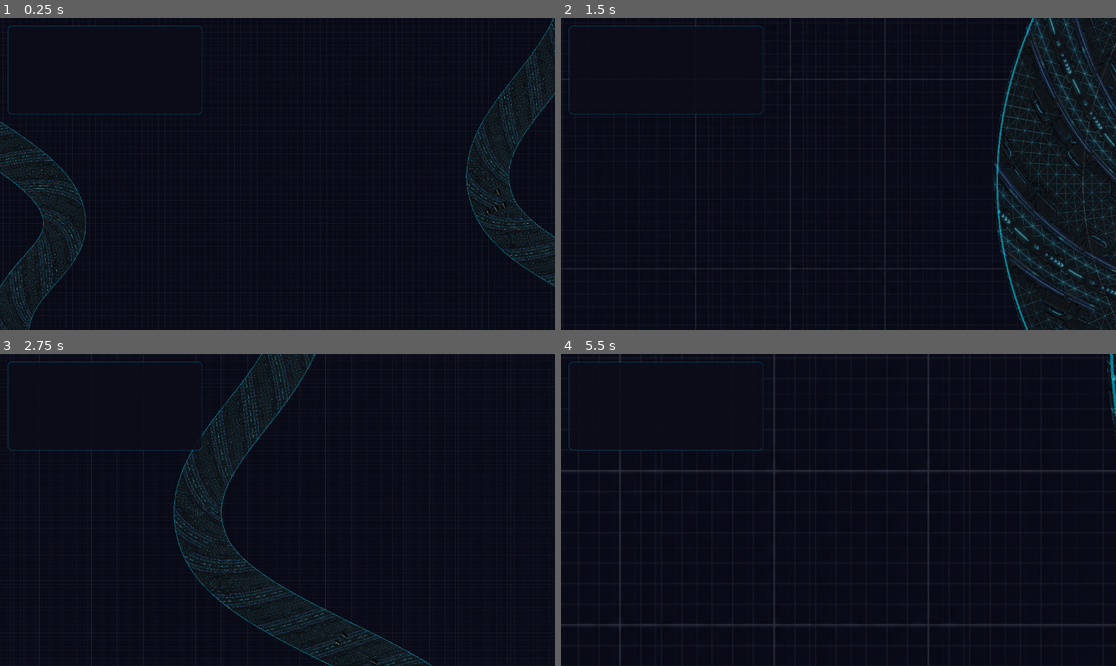
Above: before the commit, frames 1-4 (two rows, left to right).
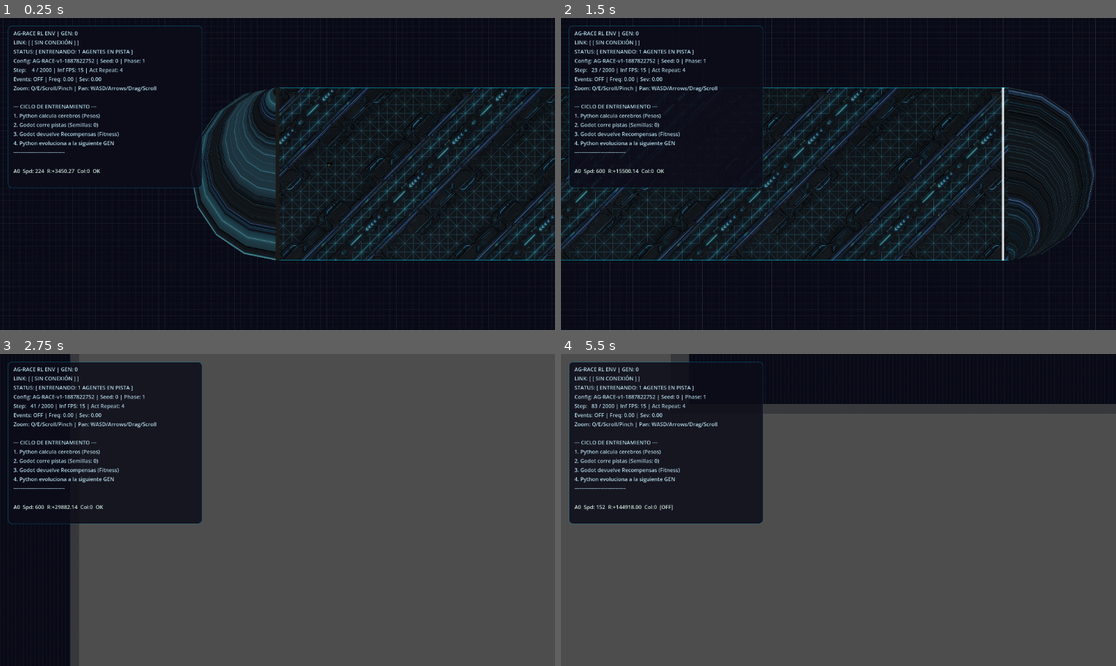
Above: after the commit, the same moments.

Repository: juanmanuelpriet/Jackpot-Jockeys
Game: Godot game, scene res://scenes/Race2D.tscn
Two runs of this game, one before a commit and one after it. Both use one fixed random seed, a clock stepped at 60 frames per second and the inputs below.
Inputs (mouse positions are in pixels of both pictures, inside the frame that each line leads up to):
- Up to frame 1 (0.25 s): no input
- Up to frame 2 (1.5 s): tap Enter at 0.5 s; move the mouse to (960, 158) at 0.52 s; hold D 0.53-1.25 s; hold E 0.53-1.25 s; click (960, 158) at 0.67 s; drag from (727, 189) to (810, 236) at 1.27 s
- Up to frame 3 (2.75 s): tap Space at 2 s; move the mouse to (333, 441) at 2.02 s; hold D from 2.03 s (still down); hold Q from 2.03 s (still down); tap E at 2.3 s
- Up to frame 4 (5.5 s): release D at 2.75 s; release Q at 2.75 s; drag from (810, 572) to (672, 463) at 2.77 s; tap Enter at 3.5 s; move the mouse to (1005, 556) at 3.52 s; hold A 3.53-4.25 s; hold E 3.53-4.25 s; drag from (672, 463) to (755, 432) at 4.27 s; tap Space at 5 s; move the mouse to (866, 510) at 5.02 s; hold S from 5.03 s (still down); hold E from 5.03 s (still down); click (866, 510) at 5.17 s

The runs differ from the first frame. In frame 1, 14% of the frame differs, in the area x 0-100%, y 0-100%; in frame 2, 15%; in frame 3, 77%, in the area x 1-100%, y 0-100%; in frame 4, 74%.
Error before the commit: Invalid access to property or key 'linear_velocity' on a base object of type 'CharacterBody2D (Vehicle)'. (res://scenes/Race2D.gd:435)

Commit message:
Training update: implement anti-reversing protection, HUD connection monitor, improved checkpointing system and report fixes

Diff:
--- a/hipodromo/scenes/Race2D.gd
+++ b/hipodromo/scenes/Race2D.gd
@@ -3,9 +3,9 @@
 @onready var track_generator = $TrackGenerator
 @onready var camera = $Camera2D
 
-@export var auto_start_python_training: bool = false
-@export var python_executable: String = "/Users/juanmanuelprieto/Documents/entorno_jackpot/.venv/bin/python"
-@export var python_training_script: String = "/Users/juanmanuelprieto/Documents/entorno_jackpot/hipodromo/training/entrenar_5h.py"
+@export var auto_start_python_training: bool = true
+@export var python_executable: String = "/opt/miniconda3/bin/python3"
+@export var python_training_script: String = "/Users/juanmanuelprieto/Documents/entorno_jackpot/hipodromo/training/entrenar_fase1.py"
 
 var python_pid: int = -1
 var current_generation: int = 0
@@ -38,6 +38,10 @@
 var agent_total_collisions: Array[int] = []
 var agent_total_agent_collisions: Array[int] = []
 var agent_stuck_events: Array[int] = []
+var agent_laps_completed: Array[int] = []
+var agent_is_finished: Array[bool] = []
+
+@export var laps_to_complete: int = 2
 
 # --- Free Camera ---
 var cam_zoom_level: float = 0.3
@@ -50,6 +54,7 @@
 
 
 func _ready():
+	Engine.time_scale = 2.0 # Velocidad x2 para acelerar la física (A pedido del usuario)
 	_setup_background()
 
 	vehicles_parent = Node2D.new()
@@ -84,8 +89,8 @@
 	else:
 		print("[Race2D] WARNING: PythonBridge no tiene start_server()")
 
-	var random_seed = int(Time.get_ticks_msec())
-	var demo_config = EnvironmentConfig.new(random_seed, 3, "train")
+	var _random_seed = int(Time.get_ticks_msec())
+	var demo_config = EnvironmentConfig.new(0, 1) # Fase 1A (Recta)
 	reset_environment(demo_config)
 
 	if auto_start_python_training:
@@ -154,6 +159,8 @@
 
 	seed(env_config.base_seed)
 
+	reward_manager.current_phase = env_config.curriculum_phase
+
 	track_generator.generate_track(env_config.base_seed, env_config.track_width)
 	track_generator.build_visuals()
 
@@ -173,6 +180,8 @@
 	agent_total_collisions.clear()
 	agent_total_agent_collisions.clear()
 	agent_stuck_events.clear()
+	agent_laps_completed.clear()
+	agent_is_finished.clear()
 
 	_spawn_agents_sync()
 
@@ -182,6 +191,8 @@
 		agent_total_collisions.append(0)
 		agent_total_agent_collisions.append(0)
 		agent_stuck_events.append(0)
+		agent_laps_completed.append(0)
+		agent_is_finished.append(false)
 		last_actions.append({
 			"throttle": 0.0,
 			"brake": 0.0,
@@ -220,7 +231,10 @@
 		var v = vehicle_scene.instantiate() as Node2D
 		var brain: Node
 
-		if env_config.agent_type == "neural":
+		if env_config.curriculum_phase == 1:
+			brain = neural_brain_scene.instantiate()
+			print("[spawn] agent %d = Neural Clone (Phase 1)" % i)
+		elif env_config.agent_type == "neural":
 			if i == env_config.num_agents - 1 and env_config.num_agents > 1:
 				brain = baseline_brain_scene.instantiate()
 				print("[spawn] agent %d = Baseline" % i)
@@ -234,7 +248,7 @@
 		var col = i % cols
 		var row = int(i / float(cols))
 
-		var x_off = -row * spacing_x
+		var x_off = 300.0 - (row * spacing_x)
 		var y_off = (col - (cols - 1) / 2.0) * spacing_y
 
 		var offset_pos = start_transform.basis_xform(Vector2(x_off, y_off))
@@ -312,10 +326,12 @@
 	if pan_dir != Vector2.ZERO:
 		camera.position += pan_dir.normalized() * cam_pan_speed * delta / cam_zoom_level
 
-	if Input.is_key_pressed(KEY_E):
-		_adjust_zoom(1.0 + 2.0 * delta)
 	if Input.is_key_pressed(KEY_Q):
 		_adjust_zoom(1.0 - 2.0 * delta)
+
+	# Update HUD live for connection status
+	if is_instance_valid(hud) and env_config:
+		hud.update_telemetry(env_config, current_step, vehicles, brains, agent_total_reward, current_generation)
 
 
 func _physics_process(delta):
@@ -378,10 +394,15 @@
 
 	world_event_manager.step_events(dt)
 
+	var num_v = vehicles.size()
+	var step_wall_hits: Array[int] = []
+	step_wall_hits.resize(num_v)
+	step_wall_hits.fill(0)
+
 	var ticks_per_step = int(Engine.physics_ticks_per_second / float(env_config.inference_fps))
 	for _index in range(ticks_per_step):
 		# Re-aplicar inputs en cada frame para mantener el empuje/giro constante
-		for i in range(min(vehicles.size(), actions.size())):
+		for i in range(min(num_v, actions.size())):
 			var v = vehicles[i]
 			var act = actions[i]
 			v.apply_inputs(
@@ -393,30 +414,61 @@
 			)
 		await get_tree().physics_frame
 
-	for i in range(min(vehicles.size(), actions.size())):
+		# Acumular choques durante todos los ticks del step
+		for i in range(min(num_v, vehicles.size())):
+			step_wall_hits[i] += vehicles[i].get_wall_collision_count_this_frame()
+
+	for i in range(min(num_v, min(vehicles.size(), actions.size()))):
 		var v = vehicles[i]
 		var b = brains[i]
+		var wall_hits = step_wall_hits[i]
+
 		var current_s = track_generator.get_progress_scalar(v.global_position)
 		var ds = current_s - agent_progress_mem[i]
 
+		# --- Laps and Finish Line Logic ---
 		var lap_completed = false
-		if ds < -0.5:
-			ds += 1.0
+		if current_s < 0.1 and agent_progress_mem[i] > 0.9: # Crossed finish line forward
 			lap_completed = true
-		elif ds > 0.5:
-			ds -= 1.0
+			agent_laps_completed[i] += 1
+			print("Agent %d completed lap %d/%d" % [i, agent_laps_completed[i], laps_to_complete])
+
+			if agent_laps_completed[i] >= laps_to_complete:
+				agent_is_finished[i] = true
+				v.die() # Stop the vehicle
+				if is_instance_valid(v.visual):
+					v.visual.modulate = Color(0.0, 3.0, 0.0, 1.0) # Victory glow
+				print("Agent %d REACHED THE GOAL!" % i)
+		elif current_s > 0.9 and agent_progress_mem[i] < 0.1: # Sentido contrario
+			print("Agent %d is driving BACKWARDS! Respawning..." % i)
+			agent_total_reward[i] -= 200.0 # Castigo por sentido contrario
+			v.respawn(track_generator.get_start_transform())
+			agent_progress_mem[i] = 0.0
+			current_s = 0.0
+			ds = 0.0
+
+		# Wrap-around for reward calculation (ds_meters)
+		var ds_reward = ds
+		if ds_reward < -0.8: ds_reward += 1.0
+		if ds_reward > 0.8: ds_reward -= 1.0
+		var ds_meters = ds_reward * track_generator.get_track_length()
 
 		agent_progress_mem[i] = current_s
-		var ds_meters = ds * track_generator.get_track_length()
 
 		var off_track_dist = track_generator.get_off_track_distance(v.global_position)
 		var collisions_this_tick = v.get_collision_count_this_frame()
 
 		var race_time = float(current_step) / float(env_config.inference_fps)
-		var wall_hits = v.get_wall_collision_count_this_frame()
-		if wall_hits > 0 and not v.is_dead and race_time > 2.0:
-			print("Agent %d died at step %d (race_time: %.2f)" % [i, current_step, race_time])
-			v.die()
+		# Usamos el acumulado del step
+		if wall_hits > 0 and not v.is_dead and race_time > 0.5:
+			print("Agent %d crashed! Respawning..." % i)
+			if env_config.curriculum_phase == 1:
+				v.respawn(track_generator.get_start_transform())
+				agent_progress_mem[i] = 0.0
+				# Inyectamos penalización manual por choque
+				agent_total_reward[i] -= 50.0
+			else:
+				v.die()
 
 		if off_track_dist > 0.0:
 			agent_total_off_track_time[i] += dt
@@ -428,26 +480,18 @@
 		if b.stuck_timer > 1.5 and b.stuck_timer - dt <= 1.5:
 			agent_stuck_events[i] += 1
 
-		var baseline_hint = {"steer": 0.0, "throttle": 0.0}
 		if not (b is BaselineAgent):
-			baseline_hint = _get_baseline_suggestion_for(v)
-
-		var r = reward_manager.calculate_reward(
-			ds_meters,
-			off_track_dist,
-			b.stuck_timer > 1.0,
-			wall_hits,
-			lap_completed,
-			actions[i]["steer"] - b.prev_steer_action,
-			actions[i].get("brake", 0.0),
-			actions[i].get("steer", 0.0),
-			actions[i].get("throttle", 0.0),
-			actions[i].get("drift", 0.0),
-			agent_collisions,
-			baseline_hint["steer"],
-			baseline_hint["throttle"],
-			v.linear_velocity.length()
-		)
+			_get_baseline_suggestion_for(v)
+
+		# 4. Usar diccionario para calcular reward.
+		var r = reward_manager.calculate_reward({
+			"delta_s": ds_meters,
+			"off_track_dist": off_track_dist,
+			"is_stuck": b.stuck_timer > 1.5,
+			"collisions": wall_hits,
+			"current_speed": v.velocity.length(),
+			"lap_complete": lap_completed or (env_config.curriculum_phase == 1 and current_s > 0.98) # Meta en recta
+		})
 		b.prev_steer_action = actions[i]["steer"]
 		agent_total_reward[i] += r
 
@@ -560,10 +604,12 @@
 						"stabilize": raw[4] if raw.size() > 4 else 0.0
 					})
 				else:
-					if b is NeuralAgent:
-						actions_dicts.append(b.compute_action(1.0 / 60.0))
-					else:
-						actions_dicts.append(b.compute_baseline_action(1.0 / 60.0))
+					actions_dicts.append(b.compute_baseline_action(1.0 / 60.0))
+
+			if actions_dicts.size() > 0:
+				pass
+				# var a0 = actions_dicts[0]
+				# print("[Race2D] Action0: T=%.2f, S=%.2f, B=%.2f" % [a0.throttle, a0.steer, a0.brake])
 
 			var result = await step_environment(actions_dicts, 1.0 / float(env_config.inference_fps))
 
@@ -576,7 +622,7 @@
 				"info": result["info"]
 			}
 			python_bridge.send_response(response)
-			print("[Race2D] >> STEP completado | Rewards enviados a Python")
+# print("[Race2D] >> STEP completado | Rewards enviados a Python")
 
 		"close":
 			get_tree().quit()
--- a/hipodromo/scripts/PythonBridge.gd
+++ b/hipodromo/scripts/PythonBridge.gd
@@ -6,9 +6,13 @@
 var server: TCPServer
 var peer: StreamPeerTCP
 var port: int = 9090
+var last_recv_time: float = 0.0 # Segundos desde inicio de app
 
 func is_client_connected() -> bool:
 	return peer != null and peer.get_status() == StreamPeerTCP.STATUS_CONNECTED
+
+func time_since_last_message() -> float:
+	return (Time.get_ticks_msec() / 1000.0) - last_recv_time
 
 func _ready():
 	# 1. Try environment variable (most reliable for parallel runs)
@@ -42,6 +46,7 @@
 			peer = null
 	elif server.is_connection_available():
 		peer = server.take_connection()
+		last_recv_time = Time.get_ticks_msec() / 1000.0
 		print("[PythonBridge] Client connected from %s" % peer.get_connected_host())
 
 var _buffer: String = ""
@@ -67,6 +72,7 @@
 			var json = JSON.new()
 			var err = json.parse(msg)
 			if err == OK:
+				last_recv_time = Time.get_ticks_msec() / 1000.0
 				command_received.emit(json.data)
 			else:
 				push_error("[PythonBridge] JSON parse error: %s" % msg)
--- a/hipodromo/scripts/RewardManager.gd
+++ b/hipodromo/scripts/RewardManager.gd
@@ -1,115 +1,53 @@
 extends Node
 class_name RewardManager
 
-# Configurable reward weights (can be tuned per curriculum phase via set_weights)
-@export var w_progress: float = 8.0
-@export var w_reverse: float = 2.0       ## Multiplier on w_progress when going backward
-@export var w_off_track: float = -2.5
-@export var w_stuck: float = -12.0
-@export var w_collision: float = -40.0    ## Choque catastrófico para forzar aprendizaje de giro
-@export var w_lap_complete: float = 50.0
-@export var w_erratic_steer: float = -0.05
-@export var w_zigzag_no_progress: float = -0.5  ## Extra penalty for zigzag without forward movement
-@export var w_brake: float = -0.2
-@export var w_steering_bonus: float = 0.05
-@export var w_drift: float = 0.5               ## Bonus secundario, no dominante
-@export var w_agent_collision: float = 2.0
-@export var w_imitation: float = 0.3            ## Referencia suave, no ancla
-@export var w_idle: float = 4.0                 ## Penalización por no tener "hambre" de distancia
-@export var survival_bonus: float = 0.0         ## Quitamos puntos extra por solo existir
-@export var idle_speed_threshold: float = 35.0
+@export var current_phase: int = 1
 
-## Calculate reward for one agent at one inference tick.
-## delta_s: meters advanced along track center this tick (can be negative).
-## off_track_dist: 0 if on track, positive meters beyond edge.
-## is_stuck: true if agent velocity is near zero despite throttle.
-## collisions: number of wall collisions this tick.
-## lap_complete: true if agent crossed the lap boundary.
-## steer_change: absolute change in steer input since last tick.
-## delta_s_raw_positive: true if delta_s > 0 (used for zigzag detection).
-func calculate_reward(
-	delta_s: float,
-	off_track_dist: float,
-	is_stuck: bool,
-	collisions: int,
-	lap_complete: bool,
-	steer_change: float = 0.0,
-	brake_input: float = 0.0,
-	steer_input: float = 0.0,
-	throttle_input: float = 0.0,
-	drift_input: float = 0.0,
-	agent_collisions: int = 0,
-	baseline_steer: float = 0.0,
-	baseline_throttle: float = 0.0,
-	current_speed: float = 0.0
-) -> float:
-	var r = 0.0
+# Pesos Fase 1 (Aprendizaje de Conducción Básica)
+var p1_w_progress: float = 25.0      # Muy alto para incentivar avance
+var p1_w_off_track: float = -10.0
+var p1_w_stuck: float = -50.0
+var p1_w_collision: float = -15.0    # No tan alto para no paralizar
+var p1_w_idle: float = 30.0          # Castigo por no moverse
+var p1_idle_threshold: float = 40.0   # Velocidad mínima requerida
 
-	# Anti-Idle: Si no se mueve con ganas, castigo
-	if current_speed < idle_speed_threshold:
-		r -= w_idle
+# Pesos Fase 2+ (Competencia y Refinamiento)
+var p2_w_progress: float = 15.0
+var p2_w_imitation: float = 0.5
+var p2_w_collision: float = -40.0
 
-	# Forward progress (positive) / reverse penalty (heavier)
-	if delta_s > 0:
-		r += delta_s * w_progress
+func calculate_reward(data: Dictionary) -> float:
+	if current_phase == 1:
+		return _calculate_phase1(data)
 	else:
-		r += delta_s * (w_progress * w_reverse)
+		return _calculate_phase2(data)
 
-	# Off-track distance-dependent penalty
-	if off_track_dist > 0.0:
-		r += w_off_track * (1.0 + off_track_dist * 0.05)
+func _calculate_phase1(d: Dictionary) -> float:
+	# 1. Penalización base por tiempo (para incentivar terminar rápido)
+	var r = -1.0
 
-	# Stuck penalty
-	if is_stuck:
-		r += w_stuck
+	# 2. Recompensa por progreso neto (avance hacia la meta)
+	var ds = d.get("delta_s", 0.0)
 
-	# Collision penalty (now using real counts)
-	if collisions > 0:
-		r += collisions * w_collision
+	if ds > 0:
+		r += ds * 10.0 # Recompensa fuerte por avanzar (era 2.0)
+	else:
+		r += ds * 50.0 # Penalización MUY fuerte por retroceder (sentido contrario)
 
-	# Erratic steering penalty
-	if abs(steer_change) > 0.1:
-		r += w_erratic_steer * abs(steer_change)
-		# Extra: zigzag without forward progress
-		if delta_s <= 0.0:
-			r += w_zigzag_no_progress
+	# 3. Penalización por estar quieto o retroceder (Idle penalty)
+	var speed = d.get("current_speed", 0.0)
+	if speed < 60.0:
+		r -= 30.0 # Castigo por ser lento (era 15.0)
 
-	# Brake penalty
-	if brake_input > 0.05:
-		r += brake_input * w_brake
+	if ds < -0.05: # Movimiento sostenido hacia atrás
+		r -= 100.0 # Castigo por "sentido contrario"
 
-	# Steering "usage" bonus (rewarding the intent to turn)
-	if abs(steer_input) > 0.1 and delta_s > 0.1:
-		r += abs(steer_input) * w_steering_bonus
-
-	# Drift bonus (only if steering and moving forward)
-	if drift_input > 0.1 and abs(steer_input) > 0.1 and delta_s > 0.1:
-		r += drift_input * w_drift
-
-	# Lap completion bonus
-	if lap_complete:
-		r += w_lap_complete
-
-	# Agent-Agent collision bonus (requested as "puntos por golpear a otro")
-	if agent_collisions > 0:
-		r += agent_collisions * w_agent_collision
-
-	# Imitation Reward: compare steer and throttle with baseline suggestion
-	# Penalty based on L1 distance
-	var steer_diff = abs(steer_input - baseline_steer)
-	var throttle_diff = abs(throttle_input - baseline_throttle)
-	r -= (steer_diff + throttle_diff) * w_imitation
+	# 4. Jackpot por llegar a la meta (completar vuelta)
+	if d.get("lap_complete", false):
+		r += 5000.0 # Gran premio por completar el circuito (era 1000.0)
 
 	return r
 
-## Override weights from a dictionary (e.g. for curriculum tuning).
-func set_weights(weights: Dictionary):
-	if weights.has("progress"): w_progress = weights["progress"]
-	if weights.has("reverse"): w_reverse = weights["reverse"]
-	if weights.has("off_track"): w_off_track = weights["off_track"]
-	if weights.has("stuck"): w_stuck = weights["stuck"]
-	if weights.has("collision"): w_collision = weights["collision"]
-	if weights.has("lap_complete"): w_lap_complete = weights["lap_complete"]
-	if weights.has("erratic_steer"): w_erratic_steer = weights["erratic_steer"]
-	if weights.has("zigzag_no_progress"): w_zigzag_no_progress = weights["zigzag_no_progress"]
-	if weights.has("survival"): survival_bonus = weights["survival"]
+func _calculate_phase2(d: Dictionary) -> float:
+	# Implementación futura para Fase 2
+	return _calculate_phase1(d) * 0.5 # Placeholder
--- a/hipodromo/track/TrackGenerator.gd
+++ b/hipodromo/track/TrackGenerator.gd
@@ -4,6 +4,7 @@
 @export var num_points: int = 15
 @export var min_radius: float = 1500.0
 @export var max_radius: float = 3500.0
+
 
 var path: Path2D
 var visual_line: Line2D
@@ -13,6 +14,8 @@
 var static_body: StaticBody2D
 var col_inner: CollisionPolygon2D
 var col_outer: CollisionPolygon2D
+var meta_line: Line2D
+var start_line: Line2D
 var waypoints: Array = []
 var active_seed: int = 0
 
@@ -68,6 +71,20 @@
 	center_line.z_index = 1
 	add_child(center_line)
 
+	# --- Meta (Finish Line) ---
+	meta_line = Line2D.new()
+	meta_line.width = 15.0
+	meta_line.default_color = Color(1.0, 1.0, 1.0, 0.8) # Blanco semitransparente
+	meta_line.z_index = 2
+	add_child(meta_line)
+
+	# --- Salida (Start Line) ---
+	start_line = Line2D.new()
+	start_line.width = 25.0
+	start_line.default_color = Color(0.1, 0.1, 0.1, 1.0) # Negro sólido
+	start_line.z_index = 2
+	add_child(start_line)
+
 	# --- Collision walls ---
 	static_body = StaticBody2D.new()
 	static_body.collision_layer = 1
@@ -90,6 +107,18 @@
 
 	path.curve.clear_points()
 	waypoints.clear()
+
+	# Detectar subfase vía nombre de la seed o parámetro externo
+	# Para simplificar, si seed_val < 100, usamos currículo
+	if seed_val < 10:
+		_generate_phase_1a_straight()
+		return
+	elif seed_val < 15:
+		_generate_phase_1b_oval(1.0) # CCW (Anti-horario)
+		return
+	elif seed_val < 20:
+		_generate_phase_1b_oval(-1.0) # CW (Horario)
+		return
 
 	var points = []
 	for i in range(num_points):
@@ -140,22 +169,26 @@
 	var outer_pts = PackedVector2Array()
 	var p_count = baked.size()
 
-	if p_count > 2:
-		for i in range(p_count):
+	if p_count >= 2:
+		var is_closed = center_line.closed
+		for i in range(p_count if is_closed else p_count - 1):
 			var p_curr = baked[i]
 			var next_idx = (i + 1) % p_count
 			var p_next = baked[next_idx]
 
-			if p_curr.distance_squared_to(p_next) < 1.0:
-				next_idx = (next_idx + 1) % p_count
-				p_next = baked[next_idx]
+			if p_curr.distance_squared_to(p_next) < 0.1: continue
 
 			var dir = (p_next - p_curr).normalized()
 			var normal = Vector2(-dir.y, dir.x)
-
 			var collision_offset = (track_width / 2.0) - 15.0
+
 			inner_pts.append(p_curr + normal * collision_offset)
 			outer_pts.append(p_curr - normal * collision_offset)
+
+			# Para pistas abiertas, añadir el último punto
+			if not is_closed and i == p_count - 2:
+				inner_pts.append(p_next + normal * collision_offset)
+				outer_pts.append(p_next - normal * collision_offset)
 
 	# Set collision polygons
 	col_inner.polygon = inner_pts
@@ -166,15 +199,14 @@
 	var edge_inner_pts = PackedVector2Array()
 	var edge_outer_pts = PackedVector2Array()
 
-	if p_count > 2:
-		for i in range(p_count):
+	if p_count >= 2:
+		var is_closed = center_line.closed
+		for i in range(p_count if is_closed else p_count - 1):
 			var p_curr = baked[i]
 			var next_idx = (i + 1) % p_count
 			var p_next = baked[next_idx]
 
-			if p_curr.distance_squared_to(p_next) < 1.0:
-				next_idx = (next_idx + 1) % p_count
-				p_next = baked[next_idx]
+			if p_curr.distance_squared_to(p_next) < 0.1: continue
 
 			var dir = (p_next - p_curr).normalized()
 			var normal = Vector2(-dir.y, dir.x)
@@ -182,11 +214,41 @@
 			edge_inner_pts.append(p_curr + normal * edge_offset)
 			edge_outer_pts.append(p_curr - normal * edge_offset)
 
+			if not is_closed and i == p_count - 2:
+				edge_inner_pts.append(p_next + normal * edge_offset)
+				edge_outer_pts.append(p_next - normal * edge_offset)
+
 	edge_line_inner.points = edge_inner_pts
 	edge_line_outer.points = edge_outer_pts
 
 	# Center line: same as baked center path
 	center_line.points = baked
+
+	# --- Meta and Start Line Drawing ---
+	if baked.size() > 1:
+		var p0 = baked[0]
+		var p1 = baked[1]
+		var dir = (p1 - p0).normalized()
+		var normal = Vector2(-dir.y, dir.x)
+		var half_w = track_width / 2.0
+
+		# Línea de SALIDA (Negra) en el punto exacto de inicio (p0)
+		start_line.points = PackedVector2Array([
+			p0 + normal * half_w,
+			p0 - normal * half_w
+		])
+
+		# Línea de META (Blanca) un poco ANTES de completar el circuito (vuelta completa)
+		var track_len = get_track_length()
+		if track_len > 100.0:
+			var p_finish = path.curve.sample_baked(track_len - 40.0)
+			var dir_finish = (p0 - p_finish).normalized()
+			var normal_finish = Vector2(-dir_finish.y, dir_finish.x)
+
+			meta_line.points = PackedVector2Array([
+				p_finish + normal_finish * half_w,
+				p_finish - normal_finish * half_w
+			])
 
 
 func get_waypoints() -> Array:
@@ -266,3 +328,37 @@
 	for p in waypoints:
 		h = hash(str(h) + str(snapped(p.x, 0.01)) + str(snapped(p.y, 0.01)))
 	return h
+func _generate_phase_1a_straight():
+	var length = 5000.0
+	track_width = 1200.0 # Mucho más ancha para Phase 1A
+	visual_line.width = track_width
+	path.curve.add_point(Vector2(0, 0))
+	path.curve.add_point(Vector2(length, 0))
+	# No es cerrado
+	center_line.closed = false
+	call_deferred("build_visuals")
+
+func _generate_phase_1b_oval(dir_mult: float = 1.0):
+	var radius = 800.0
+	track_width = 600.0
+	visual_line.width = track_width
+	for i in range(8):
+		var a = (float(i)/8.0) * -TAU * dir_mult
+		path.curve.add_point(Vector2(cos(a), sin(a)) * radius)
+	path.curve.add_point(path.curve.get_point_position(0))
+	center_line.closed = true
+	_smooth_tangents()
+	call_deferred("build_visuals")
+
+func _smooth_tangents():
+	var point_count = path.curve.get_point_count()
+	for i in range(point_count):
+		var prev_idx = i - 1
+		if prev_idx < 0: prev_idx = point_count - 2
+		var next_idx = i + 1
+		if next_idx >= point_count: next_idx = 1
+		var p_prev = path.curve.get_point_position(prev_idx)
+		var p_next = path.curve.get_point_position(next_idx)
+		var tangent = (p_next - p_prev) * 0.2
+		path.curve.set_point_in(i, -tangent)
+		path.curve.set_point_out(i, tangent)
--- a/hipodromo/ui/HUD.gd
+++ b/hipodromo/ui/HUD.gd
@@ -15,6 +15,23 @@
 	if agents.size() > 0:
 		status = "ENTRENANDO: %d AGENTES EN PISTA" % agents.size()
 
+	# Monitoreo de Conexión
+	var bridge = get_parent().python_bridge
+	var conn_info = "[ SIN CONEXIÓN ]"
+	var conn_color = "red"
+	if bridge.is_client_connected():
+		var dt = bridge.time_since_last_message()
+		if dt < 0.2:
+			conn_info = "[ CONECTADO | Latencia: %sms ]" % str(int(dt * 1000))
+			conn_color = "lime"
+		elif dt < 1.0:
+			conn_info = "[ LENTO | Latencia: %sms ]" % str(int(dt * 1000))
+			conn_color = "yellow"
+		else:
+			conn_info = "[ DESCONECTADO (Timeout: %s s) ]" % str(int(dt))
+			conn_color = "orange"
+
+	info_label.text += "LINK: [ %s ]\n" % conn_info
 	info_label.text += "STATUS: [ %s ]\n" % status
 	info_label.text += "Config: %s | Seed: %d | Phase: %d\n" % [config.config_hash, config.base_seed, config.curriculum_phase]
 	info_label.text += "Step: %4d / %d | Inf FPS: %d | Act Repeat: %d\n" % [step, config.max_steps_per_episode, config.inference_fps, config.action_repeat]
Not shown, changed: hipodromo/math/training_math.tex
Not shown, added: hipodromo/training/entrenar_fase1.py
Not shown, changed: math/resultados.tex
